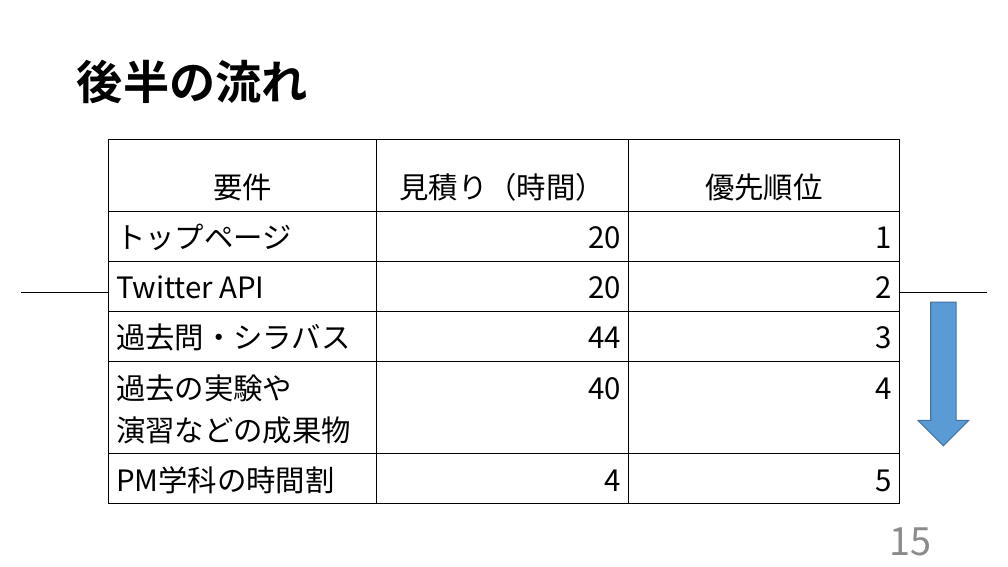
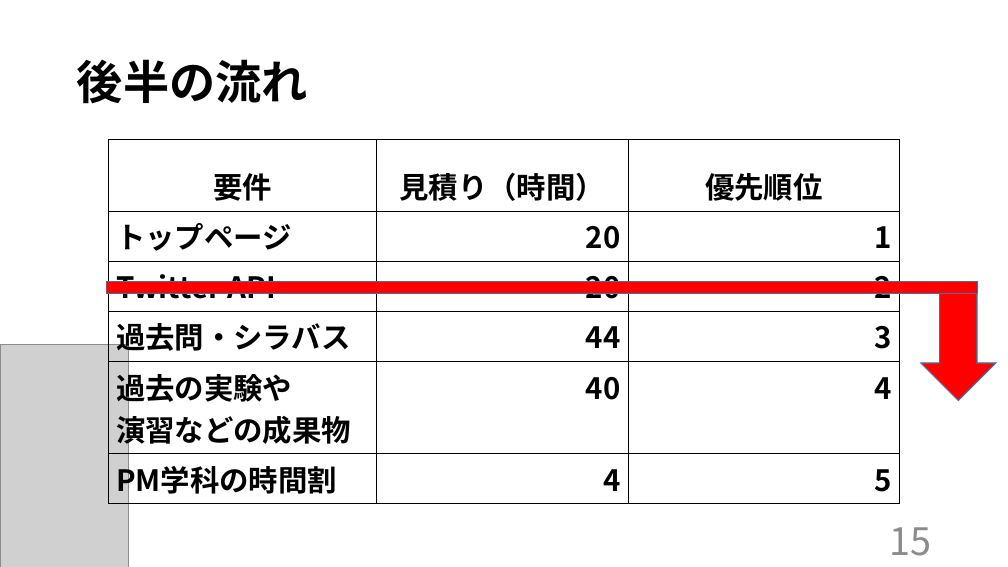
Before and after one commit to kazukiyoshida96/PM-, a slide deck: slide 16 of ＰＭ学科専用2.pptx. Drawn at 1008x567 pixels with LibreOffice and Linux fonts; fonts in the diff are those of the drawing; grey boxes stand for pictures. Boxes give left, top, right and bottom in pixels: in the first picture for what was removed or moved away, otherwise in the second. Text is boxed around its words. In the diff, an @@ line names an element or a change of style, - is before the commit and + after.

```diff
--- a/ＰＭ学科専用2.pptx
+++ b/ＰＭ学科専用2.pptx
@@ table at [109,140,900,503] @@
@@ bold on @@
@@ math minus added at [0,263,1008,312], fill #FF0000, outline #43739E 1 pt @@
@@ line removed from (109, 292) to (20, 292) @@
@@ line removed from (988, 292) to (900, 292) @@
@@ down arrow: place and size @@
-down arrow at [918,302,969,446]
+down arrow at [921,287,996,401]
@@ down arrow at [921,287,996,401]: fill #5B9BD5 to #FF0000 @@
@@ picture added at [0,345,129,567] @@
```
Also in this commit, not shown: 16 other slides changed.
